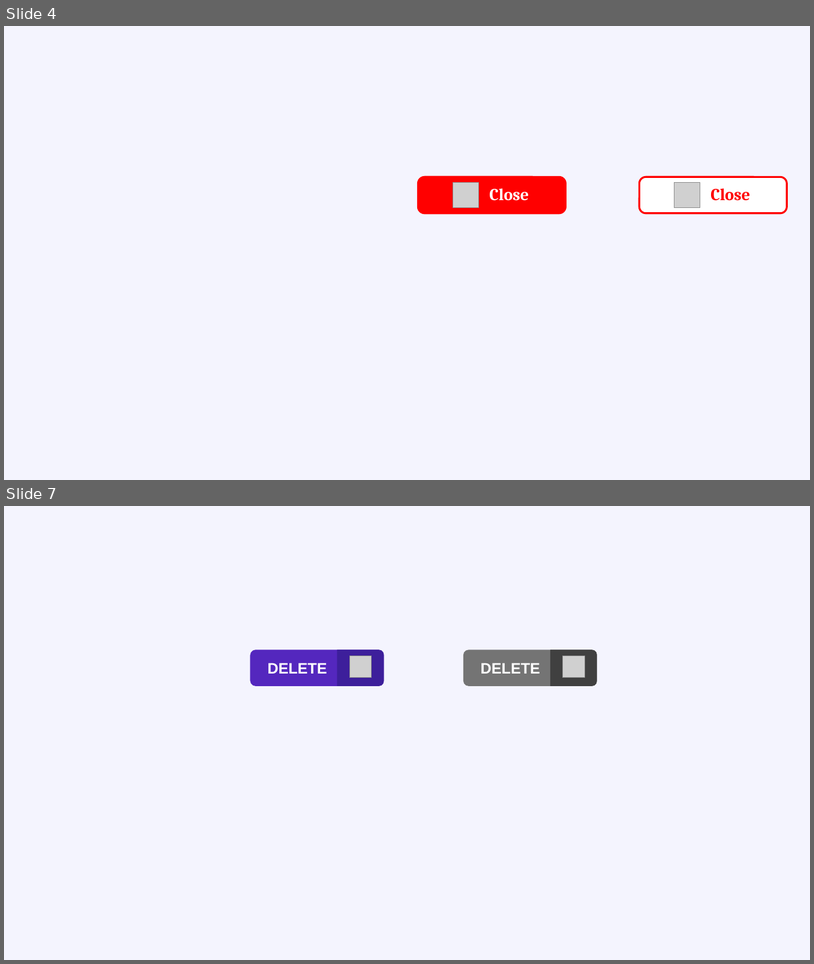
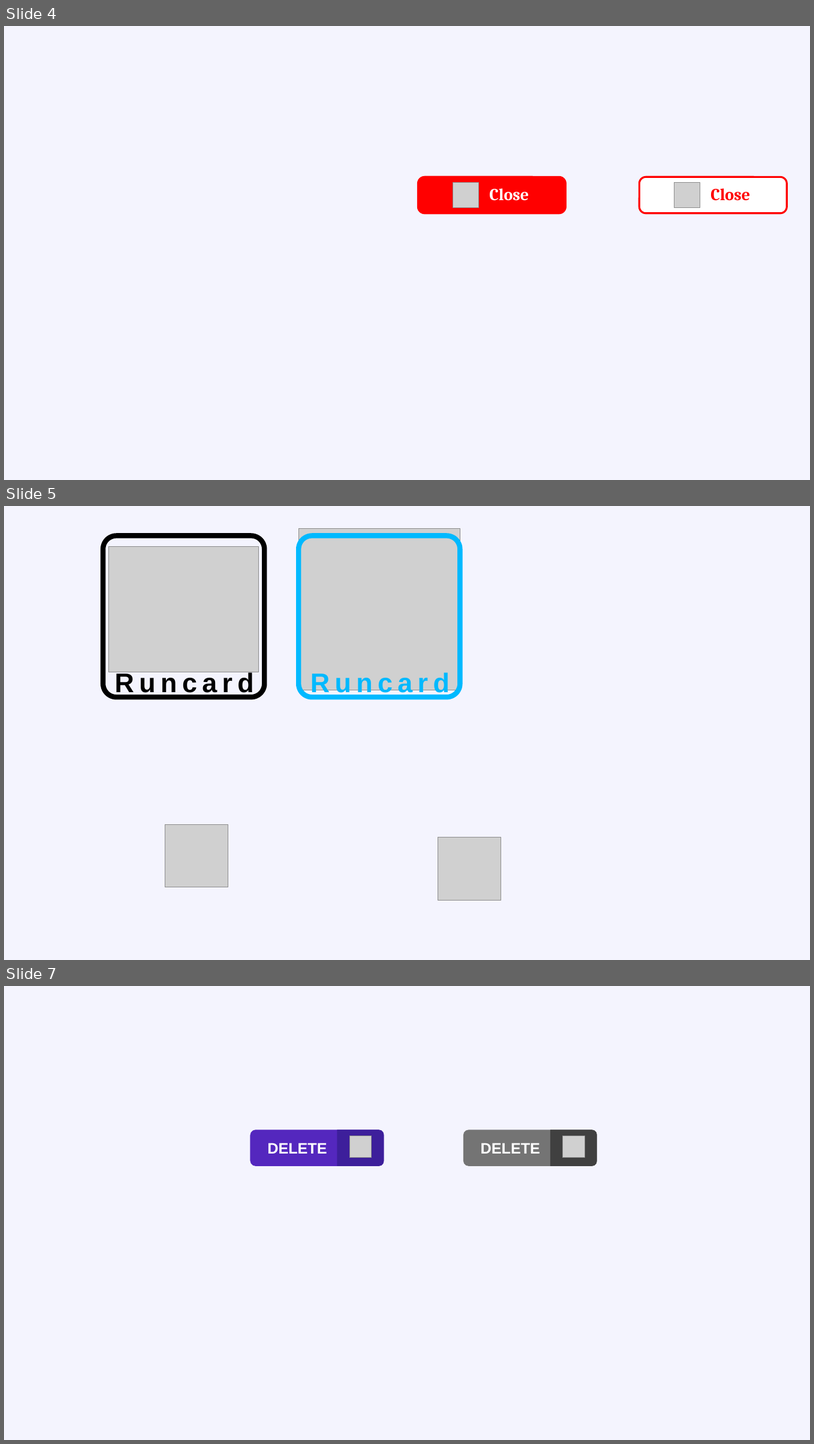
Before and after one commit to llcuong/IPQC, a slide deck: temp/safd.pptm. Shown one above the other, each under a label of ours: slides 4 and 7 before the commit, slides 4, 5 and 7 after it; the slides between them are not shown. The pictures are 814x964 and 814x1444 pixels, drawn with LibreOffice and Linux fonts; fonts in the diff are those of the drawing; grey boxes stand for pictures. Boxes give left, top, right and bottom in pixels: in the first picture for what was removed or moved away, otherwise in the second. Text is boxed around its words. In the diff, an @@ line names an element or a change of style, - is before the commit and + after.

```diff
--- a/temp/safd.pptm
+++ b/temp/safd.pptm
@@ slide 5 added at (4, 506, 810, 960), background #F4F4FE @@
@@ rounded rectangle added at (103, 535, 265, 697), outline #000000 6 pt @@
@@ rounded rectangle added at (299, 535, 460, 697), outline #00B9FF 6 pt @@
@@ picture added at (299, 528, 461, 690) @@
@@ picture added at (108, 547, 258, 672) @@
@@ text added at (115, 671, 254, 697), 32 pt, text #000000, bold @@
+Runcard
@@ text added at (311, 672, 450, 697), 32 pt, text #00B9FF, bold @@
+Runcard
@@ picture added at (165, 824, 228, 887) @@
@@ picture added at (438, 837, 501, 900) @@
```
Also in this commit, not shown: 1 slide changed, 1 slide removed, 3 other files.
